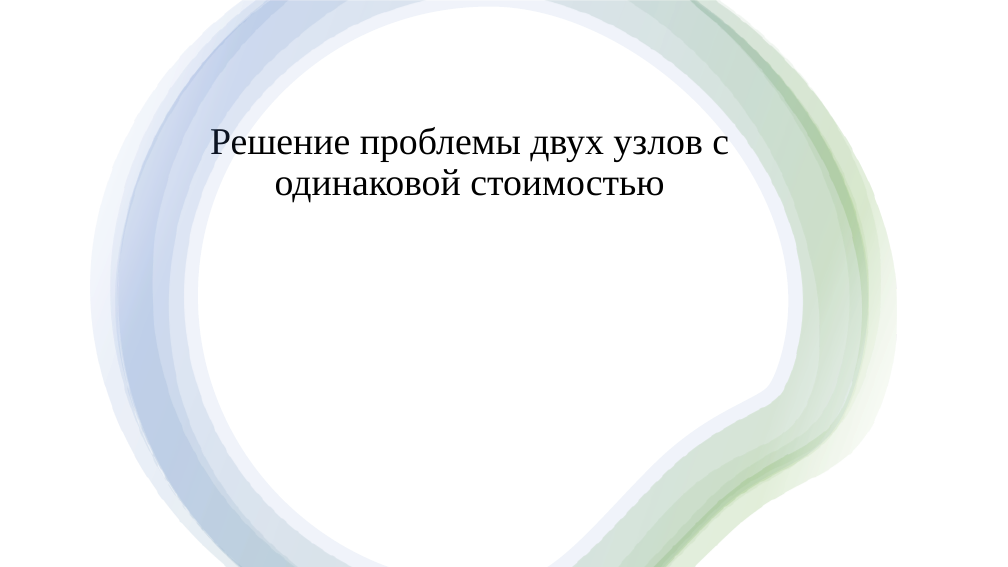
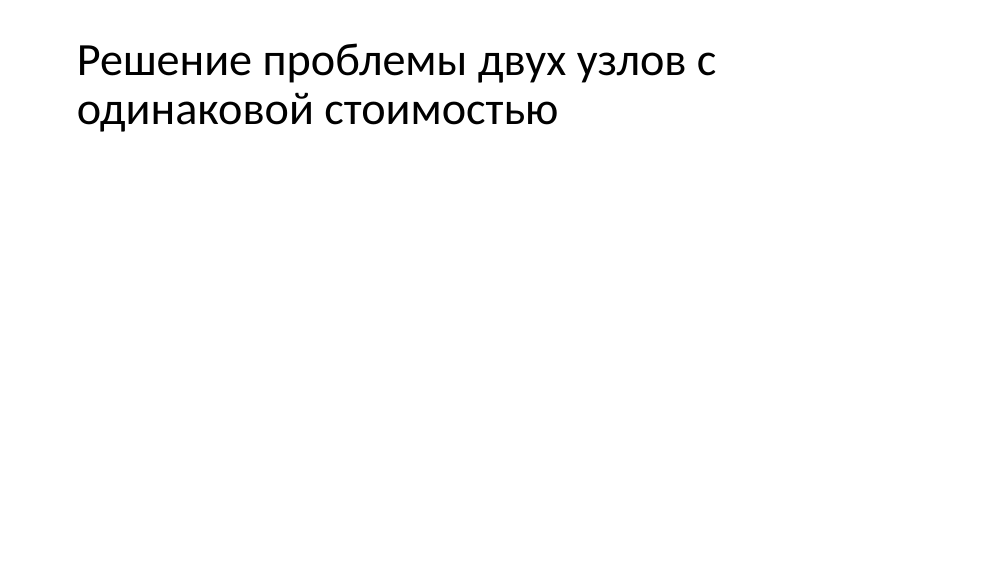
Before and after one commit to lizz770/D-Lite, a slide deck: slide 7 of DstarLite.pptx (slide 4 before the commit). Drawn at 1008x567 pixels with LibreOffice and Linux fonts; fonts in the diff are those of the drawing; grey boxes stand for pictures. Boxes give left, top, right and bottom in pixels: in the first picture for what was removed or moved away, otherwise in the second. Text is boxed around its words. In the diff, an @@ line names an element or a change of style, - is before the commit and + after.

```diff
--- a/DstarLite.pptx
+++ b/DstarLite.pptx
@@ group removed at (90,0,896,567): 5 freeform shapes @@
@@ title "Решение проблемы двух узлов с ...": place and size @@
-title "Решение проблемы двух узлов с ..." at (210,125,729,203)
+title "Решение проблемы двух узлов с ..." at (77,43,716,132)
@@ title "Решение проблемы двух узлов с ..." at (77,43,716,132): size 36 to 44 pt, font Times New Roman to Calibri; alignment centre to left; vertical alignment bottom to middle @@
```
Also in this commit, not shown: 3 other slides changed, 3 slides added, 2 other files.
